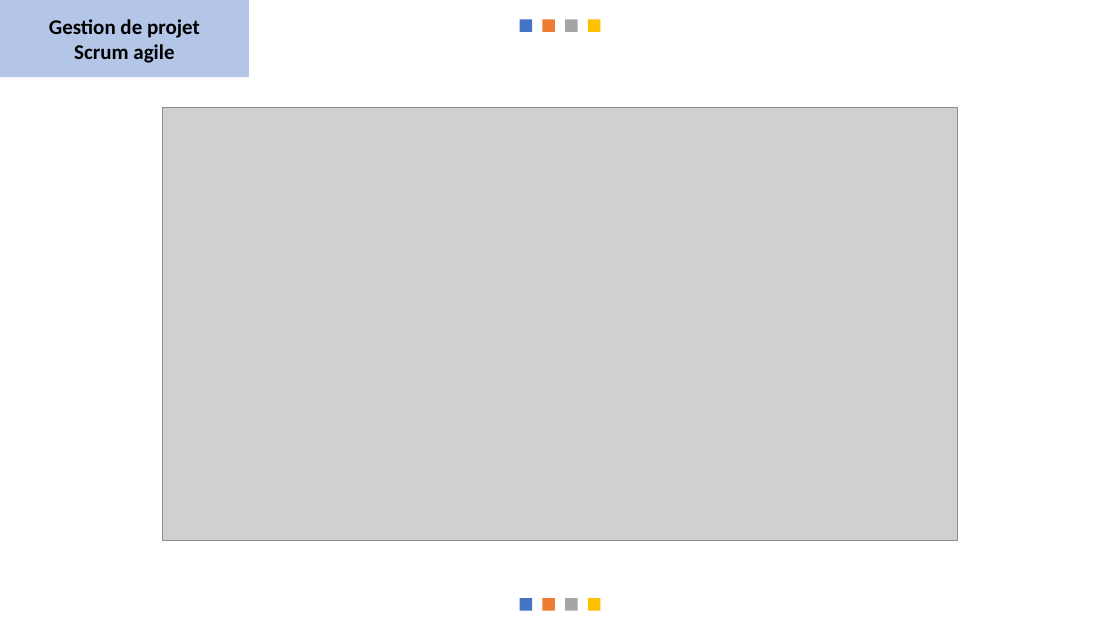
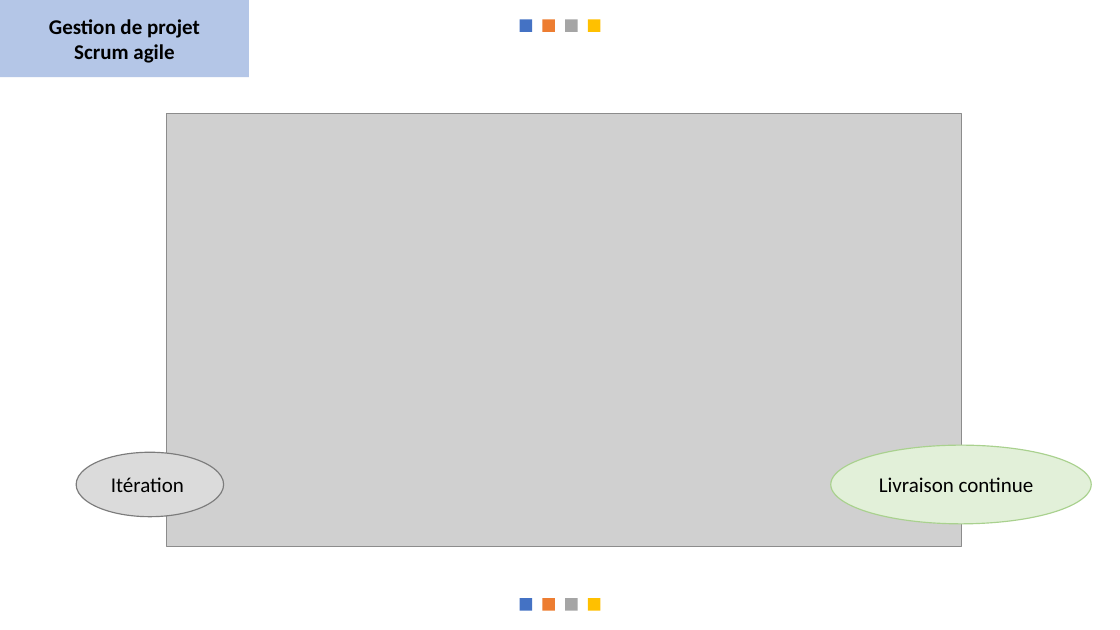
Before and after one commit to messaoudibrahim/Memoire, a slide deck: slide 21 of DIAPO/Présentation.pptx (slide 20 before the commit). Drawn at 1120x630 pixels with LibreOffice and Linux fonts; fonts in the diff are those of the drawing; grey boxes stand for pictures. Boxes give left, top, right and bottom in pixels: in the first picture for what was removed or moved away, otherwise in the second. Text is boxed around its words. In the diff, an @@ line names an element or a change of style, - is before the commit and + after.

```diff
--- a/DIAPO/Présentation.pptx
+++ b/DIAPO/Présentation.pptx
@@ picture: place and size @@
-picture at [163, 108, 958, 540]
+picture at [167, 113, 962, 546]
@@ ellipse added at [831, 445, 1091, 524], fill #E2F0D9, outline #A9D18E 1 pt, 18 pt, text #000000 @@
+Livraison continue
@@ ellipse added at [76, 452, 224, 517], fill #DBDBDB, outline #7C7C7C 1 pt, 18 pt, text #000000 @@
+Itération
```
Also in this commit, not shown: 5 other slides changed, 5 slides added, 4 slides removed, 9 other files.
